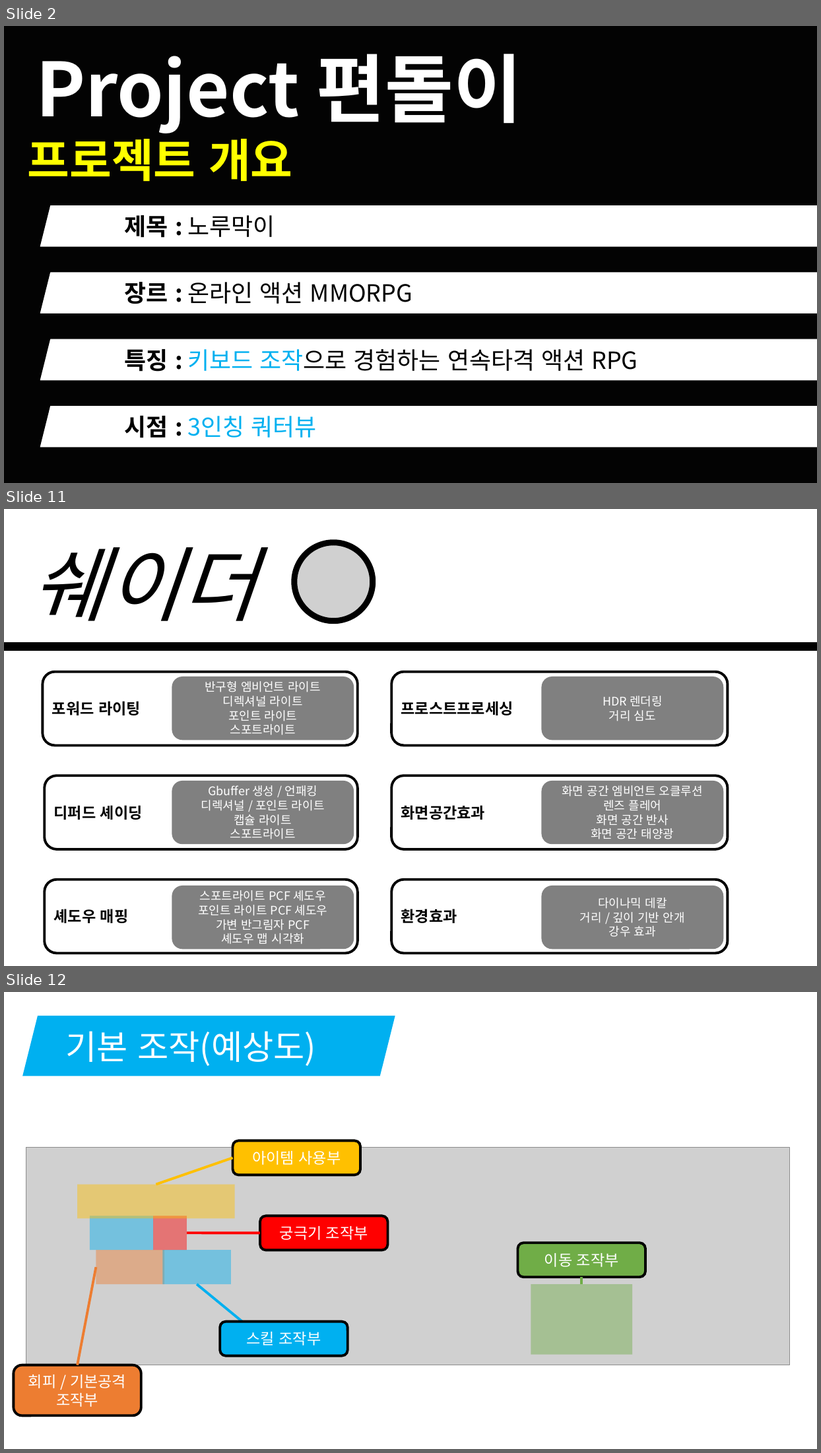
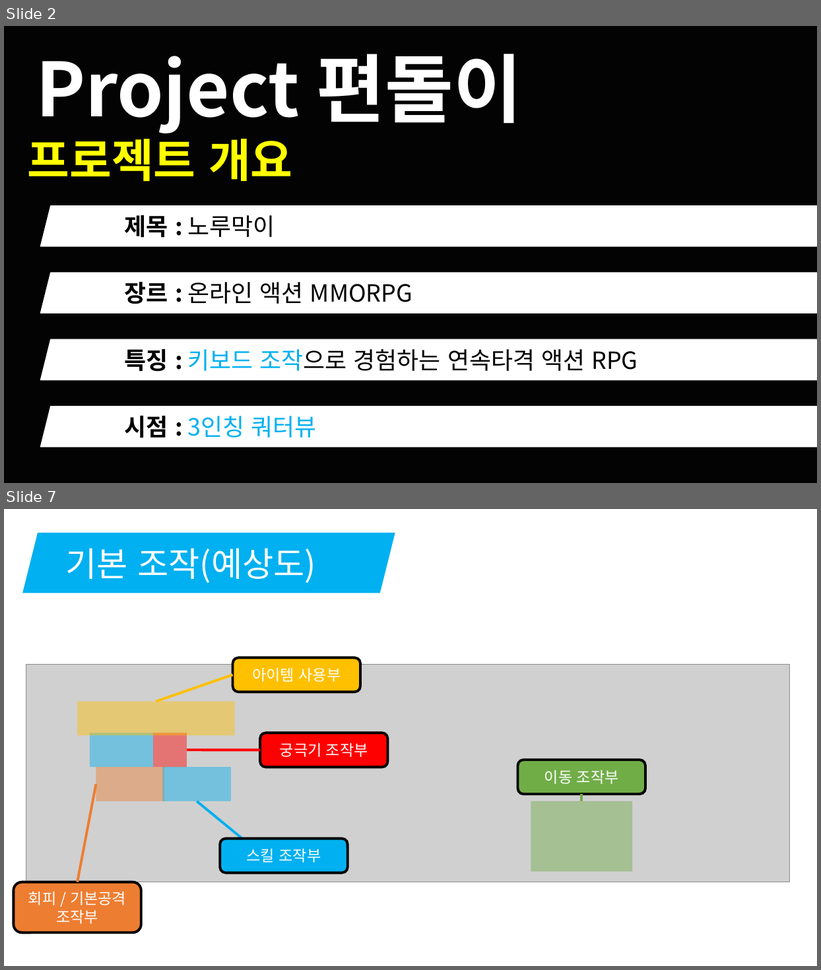
Before and after one commit to korleinster/gamebusdriver, a slide deck: documents/노루막이_김형준_신창섭_홍승필_허지훈.pptx. Shown one above the other, each under a label of ours: slides 2, 11 and 12 before the commit, slides 2 and 7 after it; the slides between them are not shown. The pictures are 821x1453 and 821x970 pixels, drawn with LibreOffice and Linux fonts; fonts in the diff are those of the drawing; grey boxes stand for pictures; background and template pictures are left out. Boxes give left, top, right and bottom in pixels: in the first picture for what was removed or moved away, otherwise in the second. Text is boxed around its words. In the diff, an @@ line names an element or a change of style, - is before the commit and + after.

```diff
--- a/documents/노루막이_김형준_신창섭_홍승필_허지훈.pptx
+++ b/documents/노루막이_김형준_신창섭_홍승필_허지훈.pptx
@@ slide 11 removed at bbox=[4, 509, 817, 966], background #FFFFFF @@
@@ text removed at bbox=[31, 547, 255, 621] @@
-쉐이더
@@ picture removed at bbox=[294, 543, 373, 621] @@
@@ ellipse removed at bbox=[294, 543, 373, 621] @@
@@ line removed from (4, 646) to (817, 646) @@
@@ rounded rectangle removed at bbox=[42, 672, 358, 746] @@
-포워드 라이팅
@@ rounded rectangle removed at bbox=[172, 677, 354, 740] @@
-반구형 엠비언트 라이트
-디렉셔널 라이트
-포인트 라이트
-스포트라이트
@@ rounded rectangle removed at bbox=[392, 672, 728, 746] @@
-프로스트프로세싱
@@ rounded rectangle removed at bbox=[541, 677, 724, 740] @@
-HDR 렌더링
-거리 심도
@@ rounded rectangle removed at bbox=[44, 776, 358, 850] @@
-디퍼드 셰이딩
@@ rounded rectangle removed at bbox=[172, 781, 354, 844] @@
-Gbuffer 생성 / 언패킹
-디렉셔널 / 포인트 라이트
-캡슐 라이트
-스포트라이트
@@ rounded rectangle removed at bbox=[392, 776, 728, 850] @@
-화면공간효과
@@ rounded rectangle removed at bbox=[541, 781, 724, 844] @@
-화면 공간 엠비언트 오클루션
-렌즈 플레어
-화면 공간 반사
-화면 공간 태양광
@@ rounded rectangle removed at bbox=[44, 880, 358, 954] @@
-셰도우 매핑
@@ rounded rectangle removed at bbox=[392, 880, 728, 954] @@
-환경효과
@@ rounded rectangle removed at bbox=[172, 886, 354, 949] @@
-스포트라이트 PCF 셰도우
-포인트 라이트 PCF 셰도우
-가변 반그림자 PCF
-셰도우 맵 시각화
@@ rounded rectangle removed at bbox=[541, 886, 724, 949] @@
-다이나믹 데칼
-거리 / 깊이 기반 안개
-강우 효과
@@ what was slide 12 is now slide 7 @@
```
Also in this commit, not shown: 6 slides changed, 4 other slides removed.
